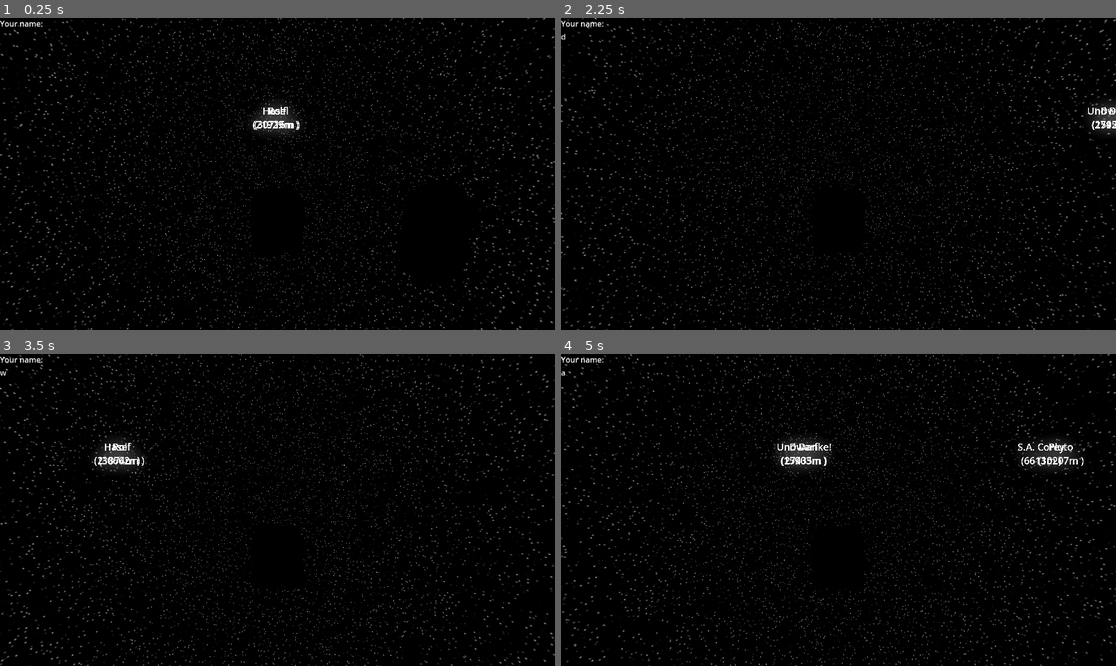
Above: before the commit, frames 1-4 (two rows, left to right).
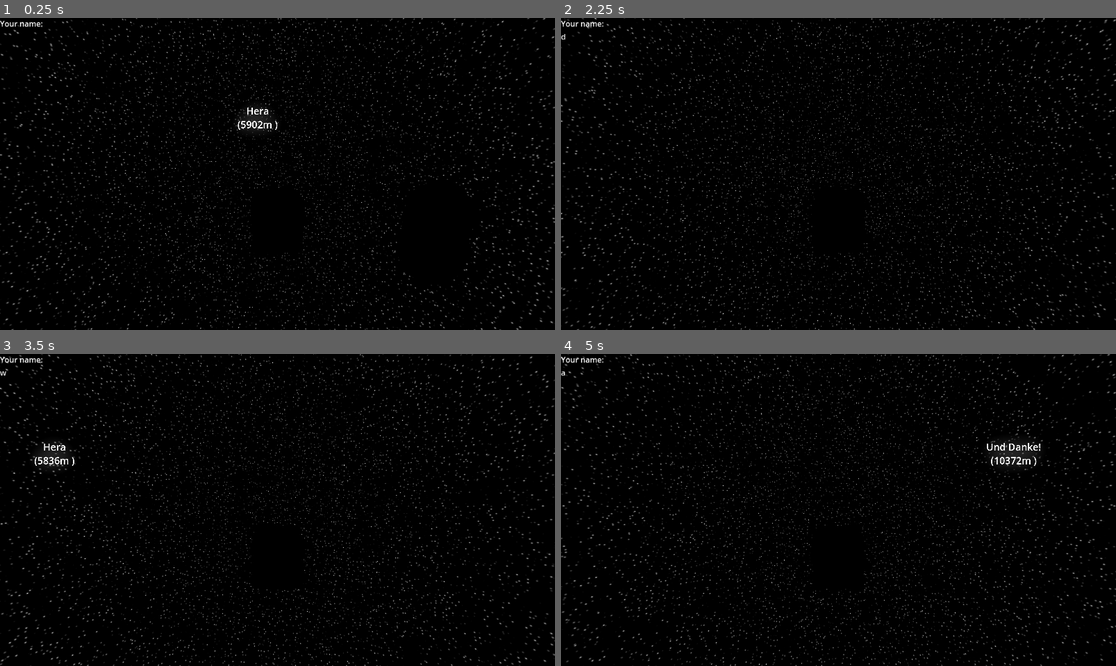
Above: after the commit, the same moments.

Repository: Paulpanther/Spacescaper
Game: Godot game, scene res://scenes/universe.tscn
Two runs of this game, one before a commit and one after it. Both use one fixed random seed, a clock stepped at 60 frames per second and the inputs below.
Inputs:
- Up to frame 1 (0.25 s): no input
- Up to frame 2 (2.25 s): tap Enter at 0.5 s; hold D (yaw_right) 0.53-1.28 s; hold S (backward) 1.28-2.03 s; hold D (yaw_right) from 2.03 s (still down)
- Up to frame 3 (3.5 s): release D (yaw_right) at 2.78 s; hold W (forward) from 2.78 s (still down)
- Up to frame 4 (5 s): release W (forward) at 3.53 s; hold A (yaw_left) from 3.53 s (still down)

The runs differ from the first frame. In frame 1, 0.5% of the frame differs, in the area x 42-55%, y 27-37%; in frame 2, 0.4%; in frame 3, 0.8%; in frame 4, 1.5%, in the area x 38-95%, y 26-37%.
Error in both runs: Attempt to call function 'get_active_material' in base 'null instance' on a null instance. (res://scripts/planet_beacon_eighth.gd:6)

Commit message:
Set color of planets

Diff:
--- a/scenes/planet_tmp.tscn
+++ b/scenes/planet_tmp.tscn
@@ -8,6 +8,7 @@
 resource_local_to_scene = true
 render_priority = 0
 shader = ExtResource("1_4g47q")
+shader_parameter/rotation_z = 0.0
 
 [sub_resource type="SphereMesh" id="SphereMesh_32jn0"]
 material = SubResource("ShaderMaterial_w65vo")
--- a/scripts/Planet.gd
+++ b/scripts/Planet.gd
@@ -12,12 +12,31 @@
 @export var offset: float
 @export var display_tag: String
 
+@export var color: Color
+@export var type: String
+@export var symbol: String
+@export var symbol_color: Color
+@export var passw: String
+@export var passw_symbol: String
+@export var is_beacon: bool
+@export var beacon_passw: String
+
+
 var scales = [100, 100]
 
 
 func _ready():
 	var s = randf_range(scales[0], scales[1])
 	scale = Vector3(1,1,1)*s
+
+	$planet_beacon.color = color
+	$planet_beacon2.color = color
+	$planet_beacon3.color = color
+	$planet_beacon4.color = color
+	$planet_beacon5.color = color
+	$planet_beacon6.color = color
+	$planet_beacon7.color = color
+	$planet_beacon8.color = color
 
 
 	var shadernames = shaders.keys()
--- a/scripts/level.gd
+++ b/scripts/level.gd
@@ -5,8 +5,6 @@
 var players = {}
 
 func _ready():
-	$Node.numplayers = 3
-	print($Node.createPlanetData())
 
 	send_username()
 
--- a/scripts/planet_beacon_eighth.gd
+++ b/scripts/planet_beacon_eighth.gd
@@ -1,9 +1,9 @@
 extends Node3D
 
-var color: Vector3
+@export var color: Color
 
 func _ready():
-	get_node("Torus/Cube001/Cube/Sphere").get_active_material(0).set_shader_parameter("color", Color8(255,0,0))
+	get_node("Torus/Cube001/Cube/Sphere").get_active_material(0).set_shader_parameter("color", color)
 	pass
 
 # Called every frame. 'delta' is the elapsed time since the previous frame.
--- a/scripts/solar_system_generation.gd
+++ b/scripts/solar_system_generation.gd
@@ -8,21 +8,24 @@
 var planetClass = preload("res://scenes/planet.tscn")
 
 func _ready():
-	var planets = randi_range(num_planets[0],num_planets[1])
+	get_parent().get_node("Generator").numplayers = 4
+	var players = get_parent().get_node("Generator").createPlanetData()
+	generate(players[0])
+
+func generate(planets):
 	var totalDist = mindistance
 	planet_names.shuffle()
-	for i in range(planets):
+
+	for i in range(planets.size()):
 		var distance = randi_range(distancerange[0],distancerange[1])
 		totalDist += distance
 		var planet = planetClass.instantiate()
 		var circlePos = randi_range(0,PI*2)
+
 		planet.offset = circlePos
 		planet.distance = totalDist
 		planet.speed = randf_range(speeds[0], speeds[1])
 		planet.display_tag = planet_names[i]
+
 		planet.update_pos()
 		add_child(planet)
-
-func generate(planets):
-	for i in range(planets):
-		var planet = planets[i]
